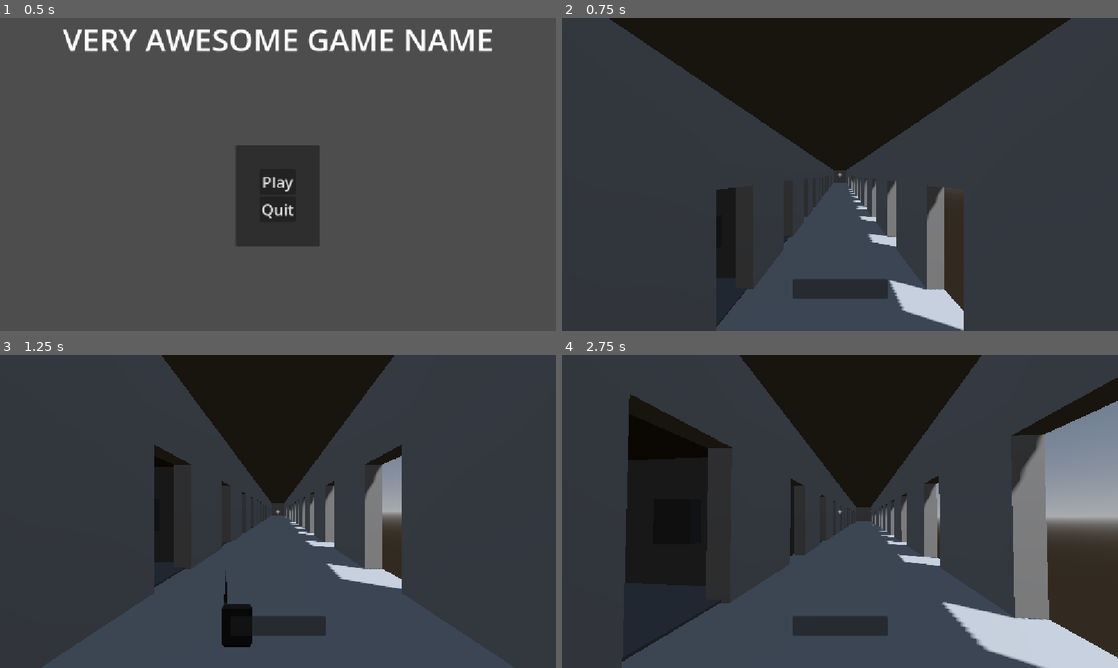
Above: before the commit, frames 1-4 (two rows, left to right).
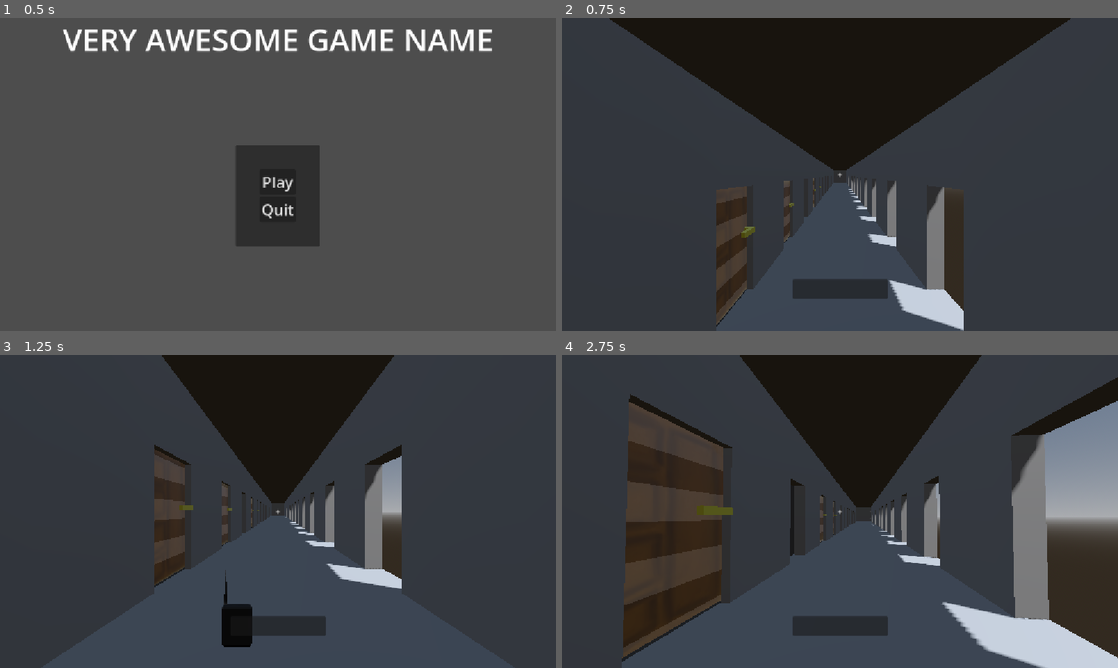
Above: after the commit, the same moments.

Repository: Krikmann/MachineGhost
Game: Godot game, scene res://Content/Menus/MainMenu/main_menu.tscn
The game is run twice, just before and just after one commit, with the same random seed, the same clock (stepped at 60 frames per second) and the same inputs.
Inputs (mouse positions are in pixels of both pictures, inside the frame that each line leads up to):
- Up to frame 1 (0.5 s): no input
- Up to frame 2 (0.75 s): click "Play" at 0.5 s
- Up to frame 3 (1.25 s): no input
- Up to frame 4 (2.75 s): move the mouse to (867, 511) at 1.27 s; hold E (interact) 1.28-2.03 s; hold W (up) from 1.28 s (still down); tap Space (jump) at 1.52, 2.27 s; move the mouse to (812, 511) at 2.02 s; tap E (interact) at 2.1 s

Frame 1 is identical in both runs. In frame 2, 1.7% of the frame differs, in the area x 27-47%, y 51-98%; in frame 3, 1.8%; in frame 4, 9.9%, in the area x 10-50%, y 15-97%.

Commit message:
door.tscn compiles now again

Diff:
--- a/ghost-machine/Objects/Door/door.tscn
+++ b/ghost-machine/Objects/Door/door.tscn
@@ -32,10 +32,7 @@
 [node name="uks" parent="DoorAnchor" unique_id=1945532782 instance=ExtResource("2_yh2pu")]
 transform = Transform3D(1, 0, 0, 0, 1, 0, 0, 0, 1, 1.7499113, 0, 0)
 
-[node name="Cube" parent="DoorAnchor/uks" index="0" unique_id=1826801439]
-material_overlay = SubResource("ShaderMaterial_6hnio")
-
-[node name="Cube_001" parent="DoorAnchor/uks" index="1" unique_id=110047295]
+[node name="Cube_001" parent="DoorAnchor/uks" index="1" unique_id=1534890597]
 layers = 3
 material_overlay = SubResource("ShaderMaterial_yh2pu")
 
--- a/ghost-machine/Objects/WashingMachines/special_washing_machine.gd
+++ b/ghost-machine/Objects/WashingMachines/special_washing_machine.gd
@@ -9,7 +9,7 @@
 func interact() -> void:
 	if !can_interact: return
 
-	var player := Services.player
+	var player: Player = Services.player
 	player.disable_collision()
 
 	var tween := create_tween()
